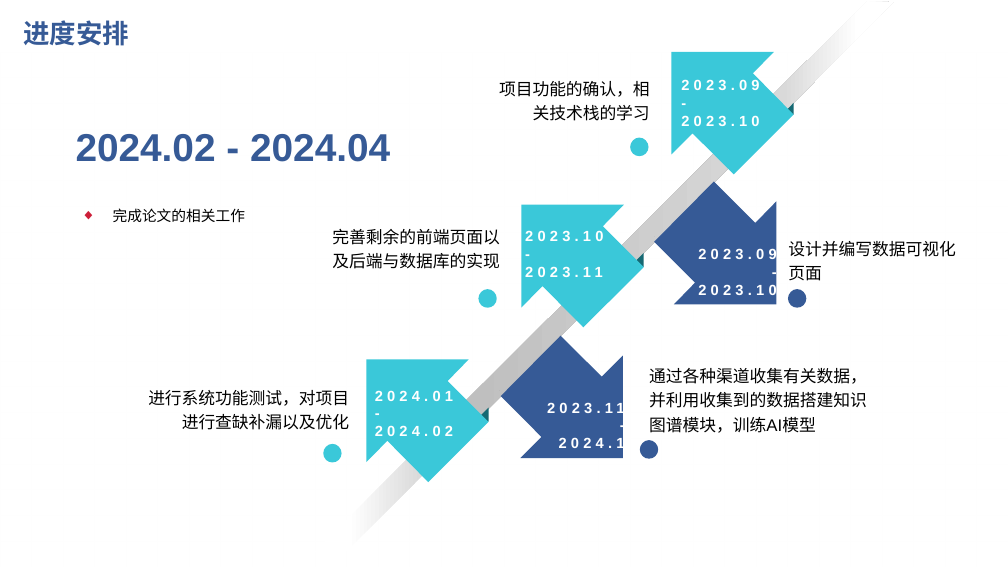
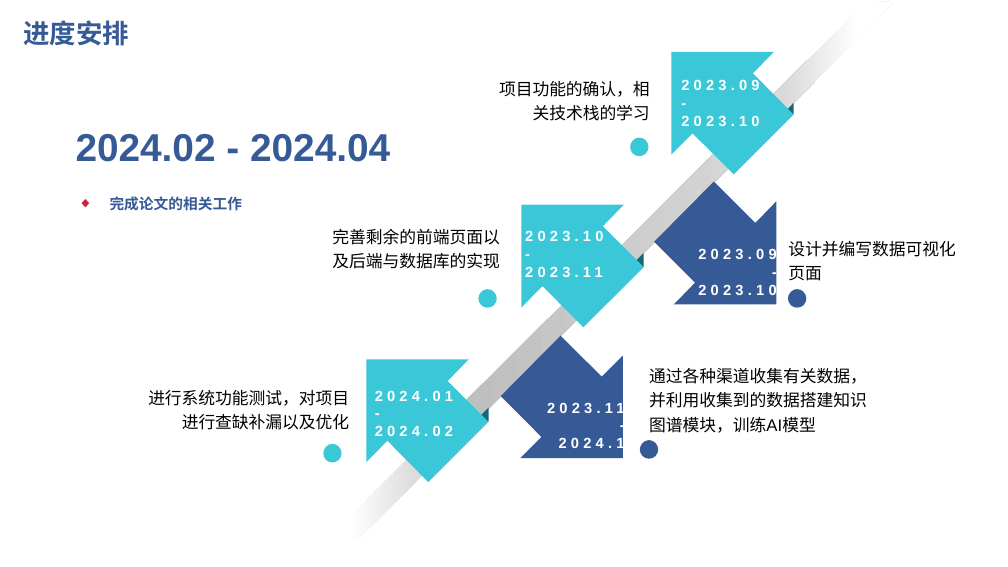
Before and after one commit to Illzen/Regindusty, a slide deck: slide 14 of 开题报告.pptx. Drawn at 1008x567 pixels with LibreOffice and Linux fonts; fonts in the diff are those of the drawing; background and template pictures are left out. Boxes give left, top, right and bottom in pixels: in the first picture for what was removed or moved away, otherwise in the second. Text is boxed around its words. In the diff, an @@ line names an element or a change of style, - is before the commit and + after.

```diff
--- a/开题报告.pptx
+++ b/开题报告.pptx
@@ text "完成论文的相关工作" moved from (x1=113, y1=208, x2=246, y2=222) to (x1=110, y1=196, x2=243, y2=211) @@
@@ text "完成论文的相关工作" at (x1=110, y1=196, x2=243, y2=211): text colour #000000 to #365A96, bold on @@
```
Also in this commit, not shown: 5 other slides changed, 2 slides added, 1 slide removed, 18 other files.
